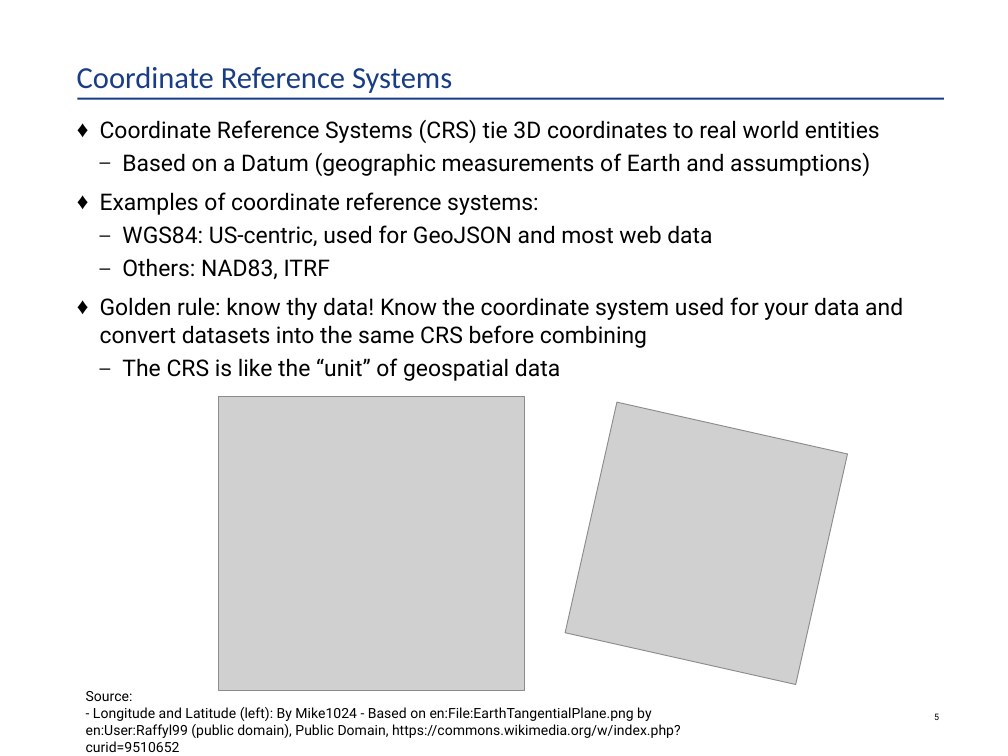
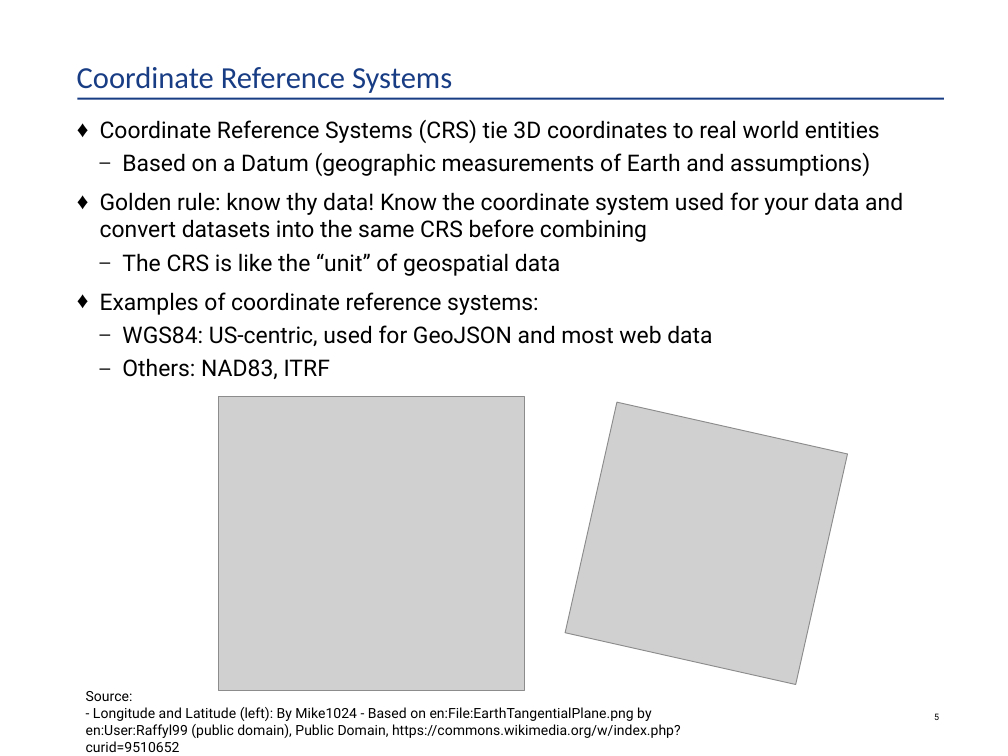
Before and after one commit to HKuz/Geospatial_Overview, a slide deck: slide 6 of BOS-PY_Presentation/OverviewOfUsingGeospatialDataInPython.pptx. Drawn at 1008x756 pixels with LibreOffice and Linux fonts; fonts in the diff are those of the drawing; grey boxes stand for pictures. Boxes give left, top, right and bottom in pixels: in the first picture for what was removed or moved away, otherwise in the second. Text is boxed around its words. In the diff, an @@ line names an element or a change of style, - is before the commit and + after.

Commit message:
feat: slide and code updates

```diff
--- a/BOS-PY_Presentation/OverviewOfUsingGeospatialDataInPython.pptx
+++ b/BOS-PY_Presentation/OverviewOfUsingGeospatialDataInPython.pptx
@@ text at [100, 192, 903, 276]: paragraphs added @@
+    ♦ Golden rule: know thy data! Know the coordinate system used for your data and convert datasets into the same CRS before combining
+      – The CRS is like the “unit” of geospatial data
@@ text at [100, 297, 903, 381]: paragraphs removed @@
-    ♦ Golden rule: know thy data! Know the coordinate system used for your data and convert datasets into the same CRS before combining
-      – The CRS is like the “unit” of geospatial data
```
Also in this commit, not shown: 1 other slide changed, 2 other files.
